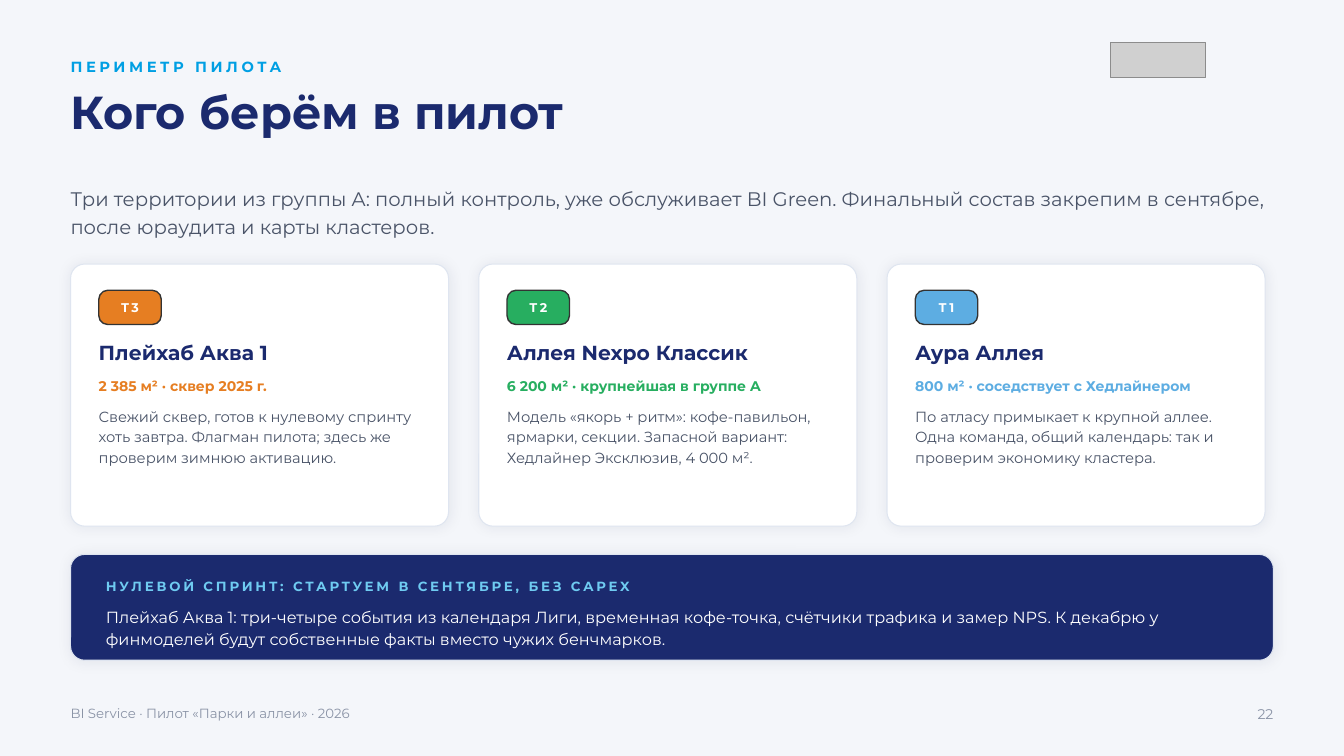
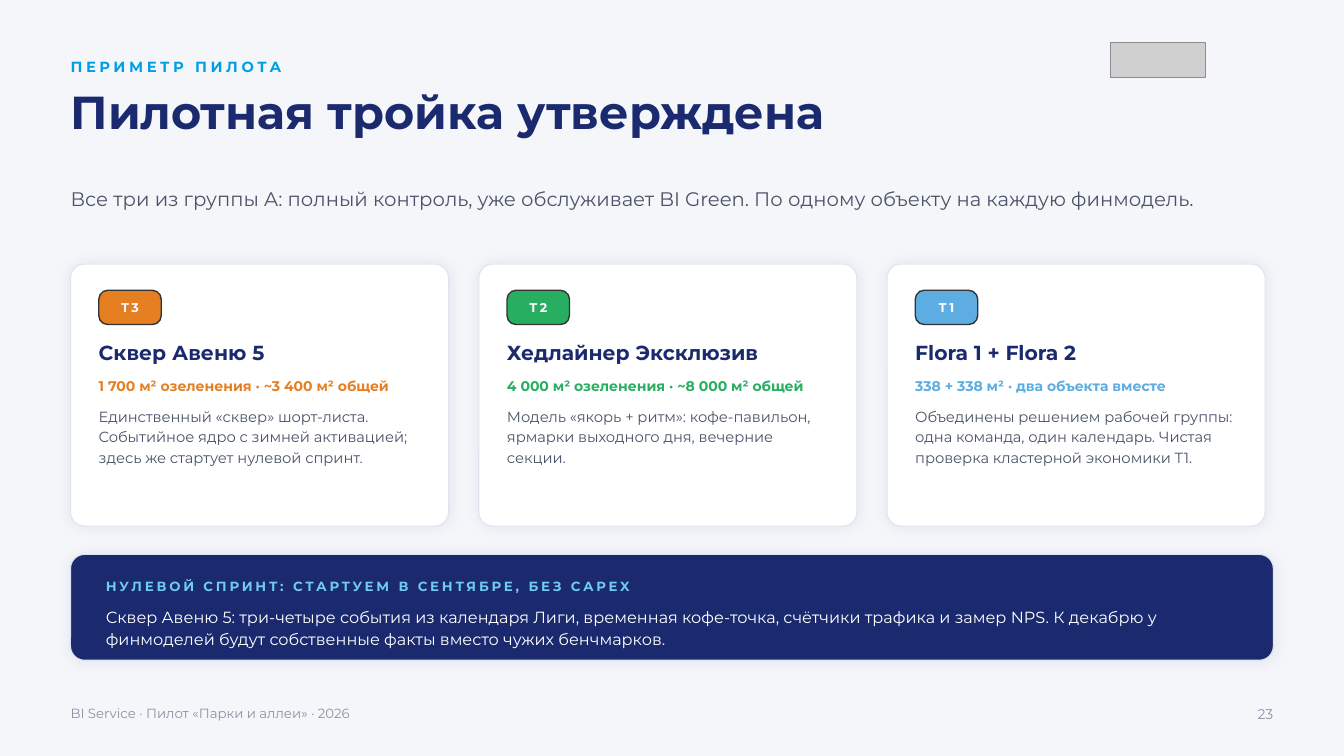
Before and after one commit to jprashkevich/bi-korshiler, a slide deck: slide 24 of docs/research/BIG-Life-park-pilot.pptx (slide 23 before the commit). Drawn at 1344x756 pixels with LibreOffice and Linux fonts; fonts in the diff are those of the drawing; grey boxes stand for pictures. Boxes give left, top, right and bottom in pixels: in the first picture for what was removed or moved away, otherwise in the second. Text is boxed around its words. In the diff, an @@ line names an element or a change of style, - is before the commit and + after.

```diff
--- a/docs/research/BIG-Life-park-pilot.pptx
+++ b/docs/research/BIG-Life-park-pilot.pptx
@@ text at [71,94,825,139]: text changed @@
-Кого берём в пилот
+Пилотная тройка утверждена
@@ text at [71,191,1193,210]: text changed @@
-Три территории из группы A: полный контроль, уже обслуживает BI Green. Финальный состав закрепим в сентябре, после юраудита и карты кластеров.
+Все три из группы A: полный контроль, уже обслуживает BI Green. По одному объекту на каждую финмодель.
@@ text at [99,345,264,364]: text changed @@
-Плейхаб Аква 1
+Сквер Авеню 5
@@ text at [507,344,759,364]: text changed @@
-Аллея Nexpo Классик
+Хедлайнер Эксклюзив
@@ text at [915,345,1076,360]: text changed @@
-Аура Аллея
+Flora 1 + Flora 2
@@ text at [99,380,389,393]: text changed @@
-2 385 м² · сквер 2025 г.
+1 700 м² озеленения · ~3 400 м² общей
@@ text at [507,380,804,393]: text changed @@
-6 200 м² · крупнейшая в группе A
+4 000 м² озеленения · ~8 000 м² общей
@@ text at [915,380,1165,393]: text changed @@
-800 м² · соседствует с Хедлайнером
+338 + 338 м² · два объекта вместе
@@ text at [99,411,407,466]: text changed @@
-Свежий сквер, готов к нулевому спринту хоть завтра. Флагман пилота; здесь же проверим зимнюю активацию.
+Единственный «сквер» шорт-листа. Событийное ядро с зимней активацией; здесь же стартует нулевой спринт.
@@ text at [507,411,811,465]: text changed @@
-Модель «якорь + ритм»: кофе-павильон, ярмарки, секции. Запасной вариант: Хедлайнер Эксклюзив, 4 000 м².
+Модель «якорь + ритм»: кофе-павильон, ярмарки выходного дня, вечерние секции.
@@ text at [915,411,1232,466]: text changed @@
-По атласу примыкает к крупной аллее. Одна команда, общий календарь: так и проверим экономику кластера.
+Объединены решением рабочей группы: одна команда, один календарь. Чистая проверка кластерной экономики Т1.
@@ text at [106,611,1157,648]: text changed @@
-Плейхаб Аква 1: три-четыре события из календаря Лиги, временная кофе-точка, счётчики трафика и замер NPS. К декабрю у финмоделей будут собственные факты вместо чужих бенчмарков.
+Сквер Авеню 5: три-четыре события из календаря Лиги, временная кофе-точка, счётчики трафика и замер NPS. К декабрю у финмоделей будут собственные факты вместо чужих бенчмарков.
@@ text at [1258,709,1274,719]: text changed @@
-22
+23
```
Also in this commit, not shown: 8 other slides changed, 1 slide added, 1 other file.
